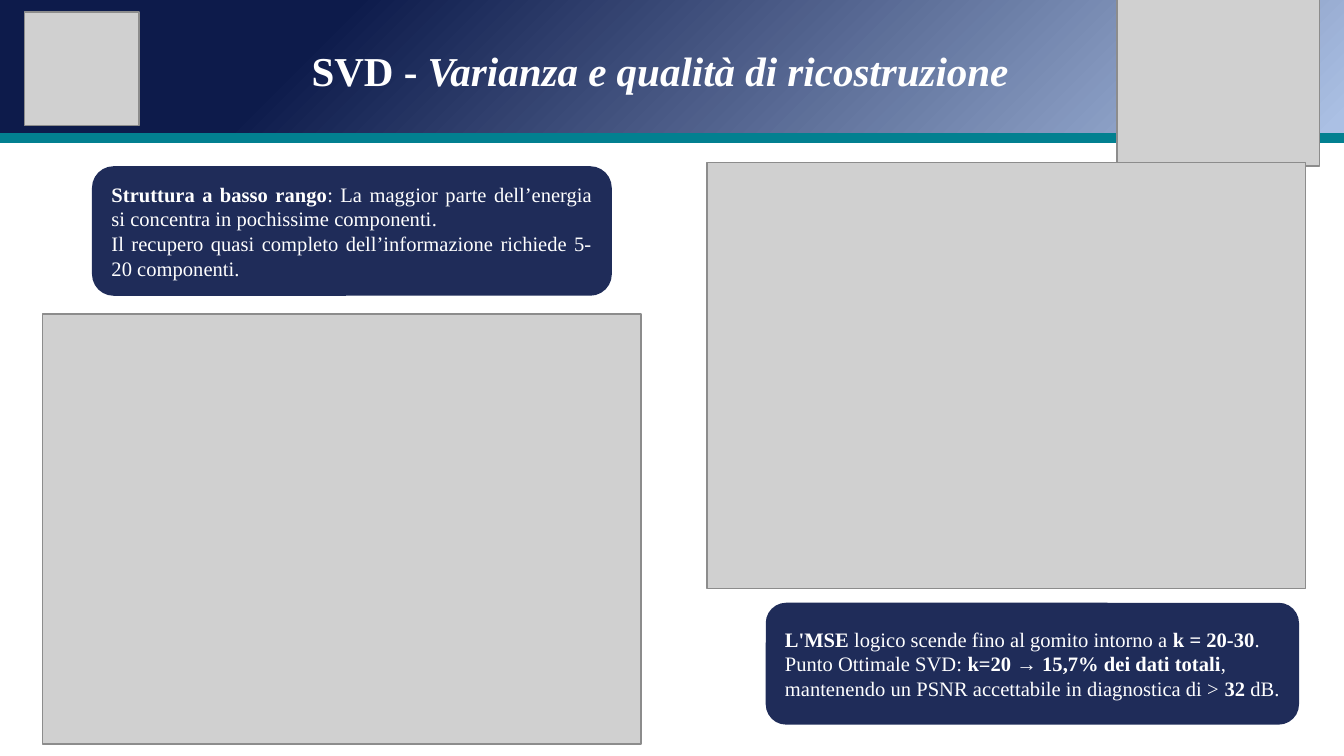
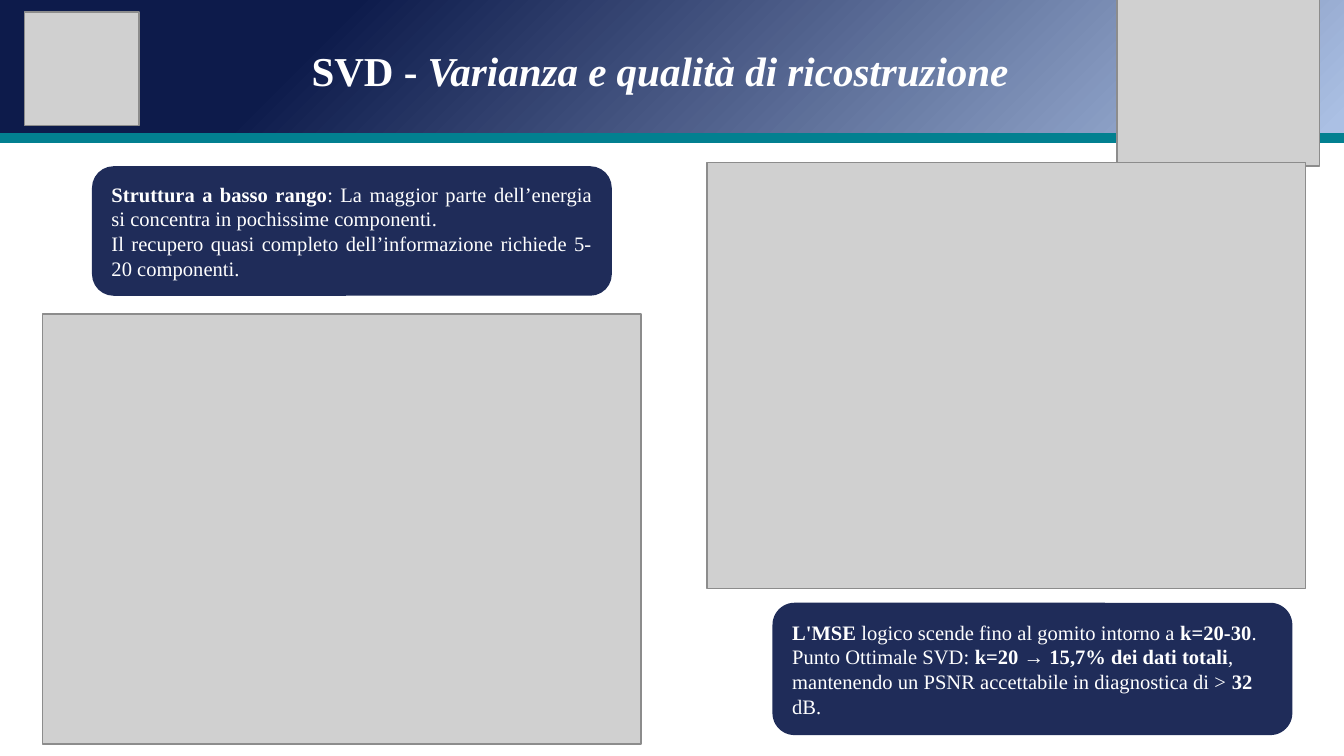
Before and after one commit to andreapatruno1/Image-Compression-and-Analysis, a slide deck: slide 9 of docs/SVD e PCA per l'analisi di immagini mediche.pptx. Drawn at 1344x756 pixels with LibreOffice and Linux fonts; fonts in the diff are those of the drawing; grey boxes stand for pictures. Boxes give left, top, right and bottom in pixels: in the first picture for what was removed or moved away, otherwise in the second. Text is boxed around its words. In the diff, an @@ line names an element or a change of style, - is before the commit and + after.

```diff
--- a/docs/SVD e PCA per l'analisi di immagini mediche.pptx
+++ b/docs/SVD e PCA per l'analisi di immagini mediche.pptx
@@ rounded rectangle "L'MSE logico scende fino al ...": place and size @@
-rounded rectangle "L'MSE logico scende fino al ..." at <box>766,602,1300,724</box>
+rounded rectangle "L'MSE logico scende fino al ..." at <box>773,602,1293,734</box>
@@ text in rounded rectangle at <box>792,625,1256,645</box>: spaces changed @@
-L'MSE logico scende fino al gomito intorno a k = 20-30.
+L'MSE logico scende fino al gomito intorno a k=20-30.
```
Also in this commit, not shown: 10 other slides changed, 2 other files.
